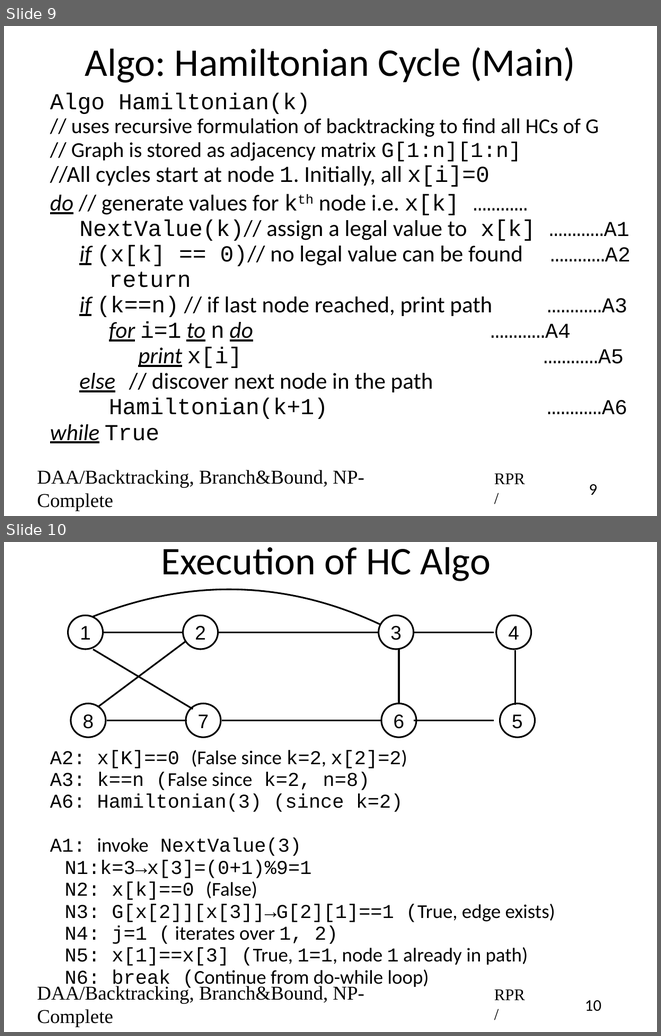
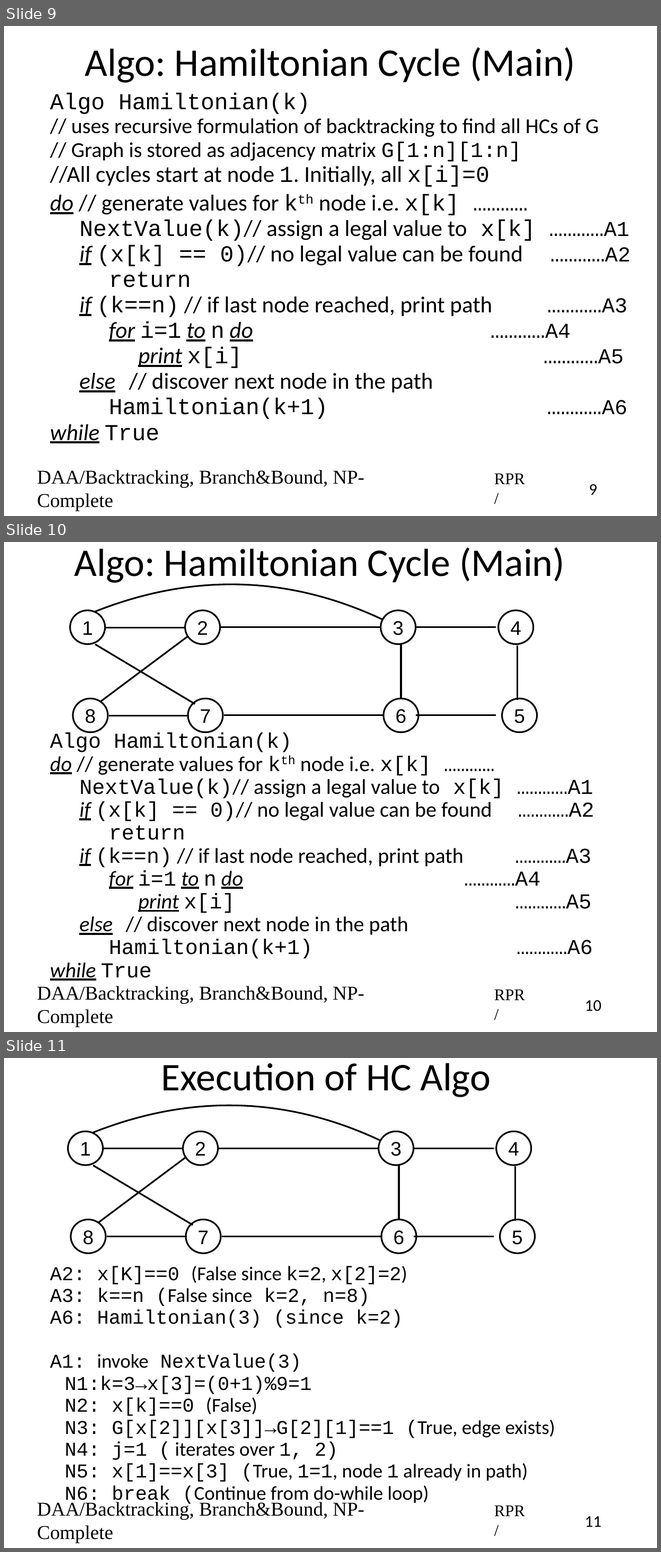
Before and after one commit to rprustagi/2019-17CS43-DAA, a slide deck: Slides-RPR/2019-H1-DAA-L43-BackTrack-algos.pptx. Shown one above the other, each under a label of ours: slides 9 and 10 before the commit, slides 9, 10 and 11 after it. The pictures are 661x1036 and 661x1552 pixels, drawn with LibreOffice and Linux fonts; fonts in the diff are those of the drawing. Boxes give left, top, right and bottom in pixels: in the first picture for what was removed or moved away, otherwise in the second. Text is boxed around its words. In the diff, an @@ line names an element or a change of style, - is before the commit and + after.

Commit message:
Added slide 10 for a better explanation of execution of Hamiltonian Cycle backtracking algorithm

```diff
--- a/Slides-RPR/2019-H1-DAA-L43-BackTrack-algos.pptx
+++ b/Slides-RPR/2019-H1-DAA-L43-BackTrack-algos.pptx
@@ slide 10 added at (x1=4, y1=542, x2=657, y2=1032), background #FFFFFF @@
@@ title added at (x1=74, y1=547, x2=565, y2=585), 48 pt, text #000000 @@
+Algo: Hamiltonian Cycle (Main)
@@ group added at (x1=70, y1=584, x2=537, y2=732): 10 lines, 8 ellipses, 1 freeform shape @@
+1
+2
+3
+4
+8
+7
+6
+5
@@ text added at (x1=50, y1=733, x2=594, y2=980), 26 pt, text #000000 @@
+Algo Hamiltonian(k)
+do // generate values for kth node i.e. x[k] …………
+    NextValue(k)// assign a legal value to x[k] …………A1
+    if (x[k] == 0)// no legal value can be found …………A2
+        return
+    if (k==n) // if last node reached, print path …………A3
+        for i=1 to n do …………A4
+            print x[i] …………A5
+    else // discover next node in the path
+        Hamiltonian(k+1) …………A6
+while True
@@ text added at (x1=37, y1=986, x2=364, y2=1027), 24 pt, text #000000 @@
+DAA/Backtracking, Branch&Bound, NP-Complete
@@ text added at (x1=494, y1=989, x2=525, y2=1000), 20 pt, text #000000 @@
+RPR/
@@ page number added at (x1=585, y1=1000, x2=601, y2=1011), 20 pt, text #000000 @@
+10
@@ what was slide 10 is now slide 11 @@
@@ page number at (x1=585, y1=1516, x2=601, y2=1527): text changed @@
-10
+11
```
Also in this commit, not shown: 7 slides changed, 2 other files.
